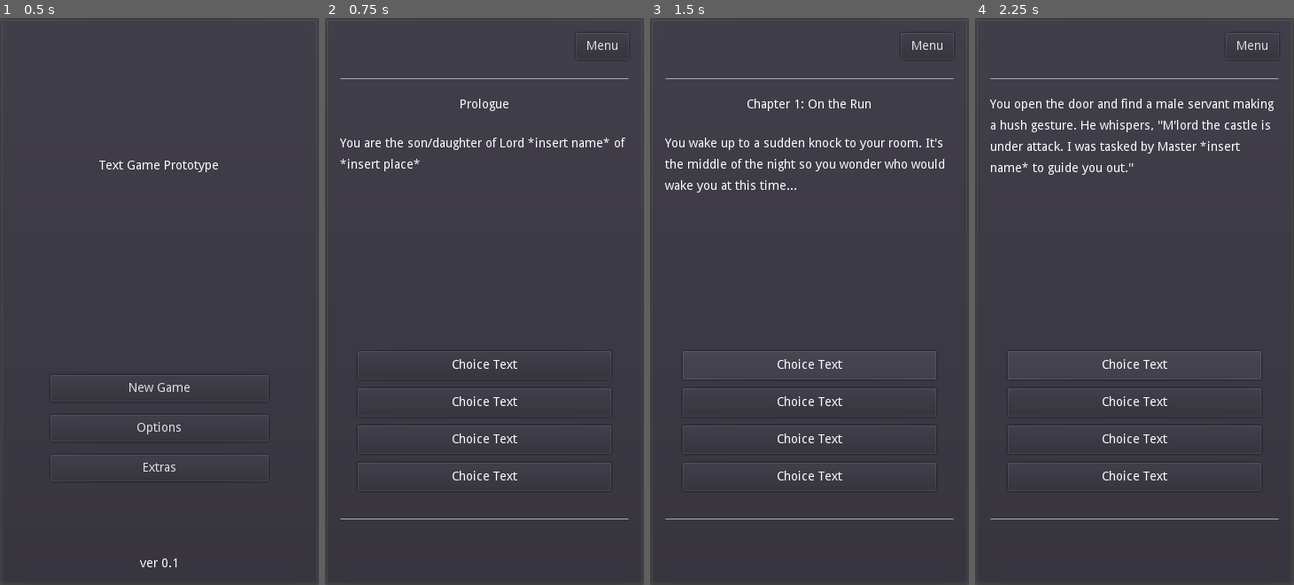
Above: before the commit, frames 1-4 (left to right).
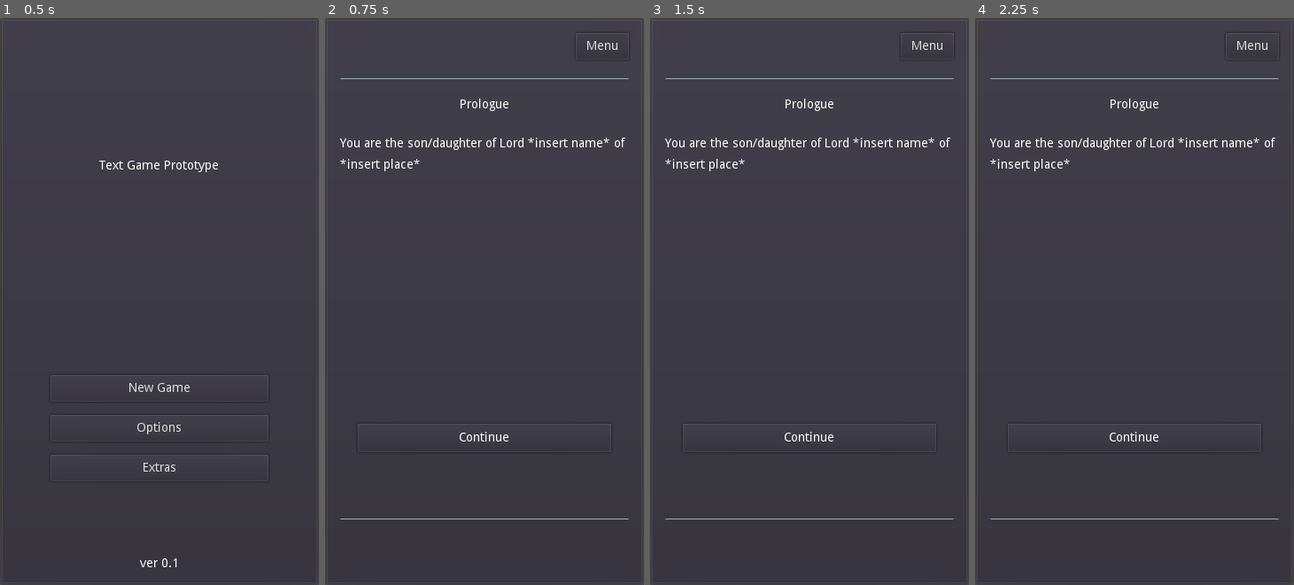
Above: after the commit, the same moments.

Repository: philipuriarte/A-Churchyard-of-Orphans
Game: Godot game, scene res://scenes/main.tscn
Two runs of this game, one before a commit and one after it. Both use one fixed random seed, a clock stepped at 60 frames per second and the inputs below.
Inputs (mouse positions are in pixels of both pictures, inside the frame that each line leads up to):
- Up to frame 1 (0.5 s): no input
- Up to frame 2 (0.75 s): click "New Game" at 0.5 s
- Up to frame 3 (1.5 s): click (809, 363) at 1.27 s
- Up to frame 4 (2.25 s): click (1134, 363) at 2.02 s

Frame 1 is identical in both runs. In frame 2, 1.2% of the frame differs, in the area x 10-90%, y 58-82%; in frame 3, 3.3%; in frame 4, 3.8%, in the area x 4-95%, y 14-82%.
Error before the commit: Invalid call. Nonexistent function 'set_text' in base 'PanelContainer (choice_button.gd)'. (res://logic/game_screen/story_display.gd:73)

Commit message:
Instance choice button revamp

Diff:
--- a/logic/game_screen/choice_button.gd
+++ b/logic/game_screen/choice_button.gd
@@ -1,10 +1,9 @@
 extends PanelContainer
 
-# Create custom signal to be able to call in content.tscn
+# Create custom signal to be able to call in story_display.tscn
 signal choice_btn_pressed(choice_index)
 
-# Export variable that will only accept integers 1, 2, 3, 4
-export(int, 1, 4) var choice_index: int = 1
+var choice_index: int
 
 onready var choice_text: Label = $"%ChoiceText"
 
--- a/logic/game_screen/story_display.gd
+++ b/logic/game_screen/story_display.gd
@@ -1,4 +1,6 @@
 extends VBoxContainer
+
+const CHOICE_BUTTON = preload("res://scenes/game_screen/choice_button.tscn")
 
 var save_game: SaveGame
 var story_data: Dictionary = StoryData.new().get_story_data()
@@ -7,25 +9,12 @@
 onready var title_label: Label = $"%TitleLabel"
 onready var story_text: RichTextLabel = $"%StoryText"
 onready var choices_con: VBoxContainer = $"%ChoicesContainer"
-onready var choice_1: PanelContainer = $"%Choice1"
-onready var choice_2: PanelContainer = $"%Choice2"
-onready var choice_3: PanelContainer = $"%Choice3"
-onready var choice_4: PanelContainer = $"%Choice4"
 
 
 # Load save game data and connect signals to Choice buttons
 func _ready() -> void:
 	load_story()
 	set_story(current_scene)
-
-	# warning-ignore:return_value_discarded
-	choice_1.connect("choice_btn_pressed", self, "process_choice")
-	# warning-ignore:return_value_discarded
-	choice_2.connect("choice_btn_pressed", self, "process_choice")
-	# warning-ignore:return_value_discarded
-	choice_3.connect("choice_btn_pressed", self, "process_choice")
-	# warning-ignore:return_value_discarded
-	choice_4.connect("choice_btn_pressed", self, "process_choice")
 
 
 # Process input (Choice button press)
@@ -37,7 +26,7 @@
 		set_story(next_scene)
 
 
-# Update nodes in ContentContainer, and update and save current_scene
+# Update nodes in StoryContainer, and update and save current_scene
 func set_story(next_scene: String) -> void:
 	var s_text: String = story_data[next_scene]["story_text"]
 
@@ -61,34 +50,29 @@
 		title_label.visible = true
 
 
-# Set text of NarrativeText
+# Set text of StoryText
 func set_story_text(new_text: String) -> void:
 	story_text.bbcode_text = new_text
 
 
-# Set visibility and text of Choice buttons
+# Instance and set text of choice_button.tscn
 func set_choice_btn(next_scene: String) -> void:
+	var choice_index: int = 1
+
 	for choice_i in choices_con.get_children():
-		if choice_i.visible:
-			choice_i.set_text("")
-			choice_i.visible = false
+		choice_i.queue_free()
 
 	for choice in story_data[next_scene]["choices"]:
 		var choice_text: String = story_data[next_scene]["choices"][choice]["text"]
+		var choice_button: Node = CHOICE_BUTTON.instance()
 
-		match choice:
-			1:
-				choice_1.set_text(choice_text)
-				choice_1.visible = true
-			2:
-				choice_2.set_text(choice_text)
-				choice_2.visible = true
-			3:
-				choice_3.set_text(choice_text)
-				choice_3.visible = true
-			4:
-				choice_4.set_text(choice_text)
-				choice_4.visible = true
+		choices_con.add_child(choice_button)
+		choice_button.set_choice_index(choice_index)
+		choice_button.set_choice_text(choice_text)
+		# warning-ignore:return_value_discarded
+		choice_button.connect("choice_btn_pressed", self, "process_choice")
+
+		choice_index += 1
 
 
 # Save story data to save_game
--- a/scenes/game_screen/game_screen.tscn
+++ b/scenes/game_screen/game_screen.tscn
@@ -76,8 +76,8 @@
 anchor_bottom = 0.0
 margin_left = 0.0
 margin_top = 0.0
-margin_right = 326.0
-margin_bottom = 453.0
+margin_right = 314.0
+margin_bottom = 222.0
 
 [node name="BottomSeparator" type="HSeparator" parent="MainMargin/MainCointainer"]
 margin_top = 547.0
--- a/scenes/game_screen/story_display.tscn
+++ b/scenes/game_screen/story_display.tscn
@@ -1,6 +1,5 @@
-[gd_scene load_steps=3 format=2]
+[gd_scene load_steps=2 format=2]
 
-[ext_resource path="res://scenes/game_screen/choice_button.tscn" type="PackedScene" id=1]
 [ext_resource path="res://logic/game_screen/story_display.gd" type="Script" id=3]
 
 [node name="StoryContainer" type="VBoxContainer"]
@@ -28,7 +27,7 @@
 unique_name_in_owner = true
 margin_top = 44.0
 margin_right = 346.0
-margin_bottom = 304.0
+margin_bottom = 342.0
 size_flags_vertical = 3
 custom_constants/line_separation = 10
 bbcode_enabled = true
@@ -38,7 +37,7 @@
 scroll_active = false
 
 [node name="ChoicesMargin" type="MarginContainer" parent="."]
-margin_top = 308.0
+margin_top = 346.0
 margin_right = 346.0
 margin_bottom = 496.0
 rect_min_size = Vector2( 0, 150 )
@@ -52,53 +51,6 @@
 margin_left = 20.0
 margin_top = 20.0
 margin_right = 326.0
-margin_bottom = 178.0
+margin_bottom = 140.0
 custom_constants/separation = 10
 alignment = 1
-
-[node name="Choice1" parent="ChoicesMargin/ChoicesContainer" instance=ExtResource( 1 )]
-unique_name_in_owner = true
-anchor_left = 0.0
-anchor_top = 0.0
-anchor_right = 0.0
-anchor_bottom = 0.0
-margin_left = 0.0
-margin_top = 0.0
-margin_right = 306.0
-margin_bottom = 32.0
-
-[node name="Choice2" parent="ChoicesMargin/ChoicesContainer" instance=ExtResource( 1 )]
-unique_name_in_owner = true
-anchor_left = 0.0
-anchor_top = 0.0
-anchor_right = 0.0
-anchor_bottom = 0.0
-margin_left = 0.0
-margin_top = 42.0
-margin_right = 306.0
-margin_bottom = 74.0
-choice_index = 2
-
-[node name="Choice3" parent="ChoicesMargin/ChoicesContainer" instance=ExtResource( 1 )]
-unique_name_in_owner = true
-anchor_left = 0.0
-anchor_top = 0.0
-anchor_right = 0.0
-anchor_bottom = 0.0
-margin_left = 0.0
-margin_top = 84.0
-margin_right = 306.0
-margin_bottom = 116.0
-choice_index = 3
-
-[node name="Choice4" parent="ChoicesMargin/ChoicesContainer" instance=ExtResource( 1 )]
-unique_name_in_owner = true
-anchor_left = 0.0
-anchor_top = 0.0
-anchor_right = 0.0
-anchor_bottom = 0.0
-margin_left = 0.0
-margin_top = 126.0
-margin_right = 306.0
-margin_bottom = 158.0
-choice_index = 4
